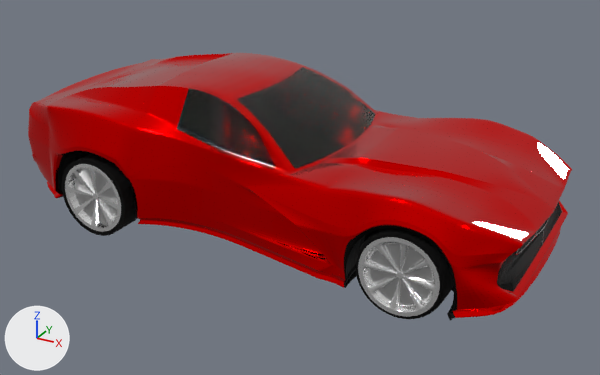
Before and after pictures for a commit that changed the Blender file Assets/Prefabs/Ferrari/Ferrrari.blend.
The view is the same before and after, from a 50 mm lens placed at (6.42, -11.69, 5.13), pointed at (0.08, -0.18, -0.63). Every picture has the same lights, and +X, +Y and +Z are marked at lower left.
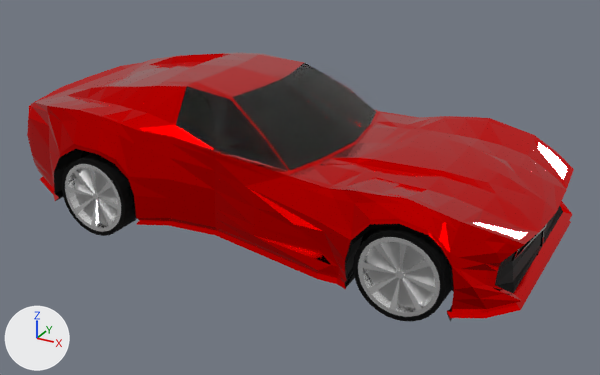
Pixel boxes [x1, y1, x2, y2] of what changed, in the pictures (600 x 375 px):
'Cube', reshaped, modifiers changed
    before: [28, 53, 572, 321]
    after: [27, 53, 574, 322]
'Cylinder.003', modifiers changed
    before: [356, 229, 453, 319]
    after: [353, 228, 454, 321]
part 1 of me_cube, cut back
    before: [39, 53, 411, 186]
    after: [36, 53, 420, 188]

The edits, one by one:
me_cube is used by ob_cube; location (0.0, 0.0, 0.2); scale (1.2, 1.2, 1.2).
me_cube had 1918 vertices, 1903 faces and spanned x -3.89..3.63, y -1.78..1.75, z -1.17..0.91.
me_cube now has 1817 vertices, 1829 faces and spans x -3.89..3.63, y -1.78..1.75, z -1.17..0.91.
Part 1, on me_cube:
121 vertices are removed from x -3.43..0.76, y -1.45..1.42, z 0.08..0.9.
204 faces are deleted.
4 vertices in x -2.6..-2.19, y -1.03..1.01, z 0.64..0.7 move by (0.0, 0.0, 0.02).
2 vertices move from x -1.13, y -0.78..0.74, z 0.89 to x -1.17, y -0.84..0.81, z 0.89.
20 vertices are added at x -2.91..0.76, y -1.06..1.42, z 0.08..0.9.
104 new faces join them, mat_ferrarired (red #ff0000).
26 new faces join them, mat_glass.
Object 'Cube' (ob_cube) loses its SUBSURF modifier named 'Subdivision'.
Modifier setting removed (it was levels = 3).
Modifier setting removed (it was render_levels = 3).
Object 'Cylinder.003' (ob_cylinder_003) loses its SUBSURF modifier named 'Subdivision'.
Modifier setting removed (it was levels = 5).
